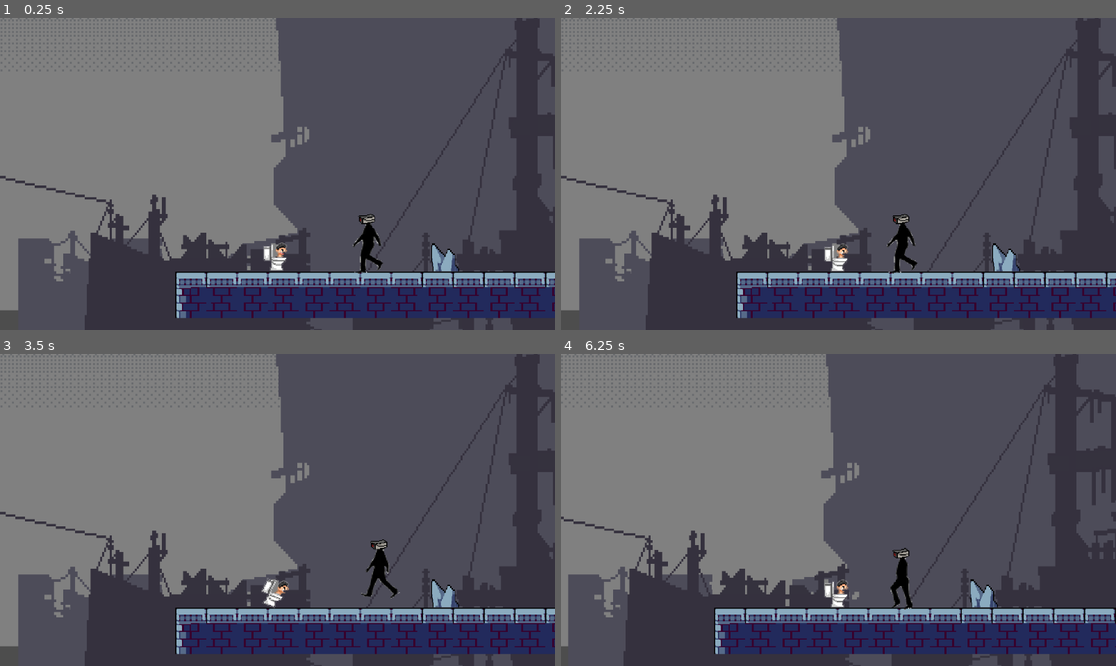
Above: before the commit, frames 1-4 (two rows, left to right).
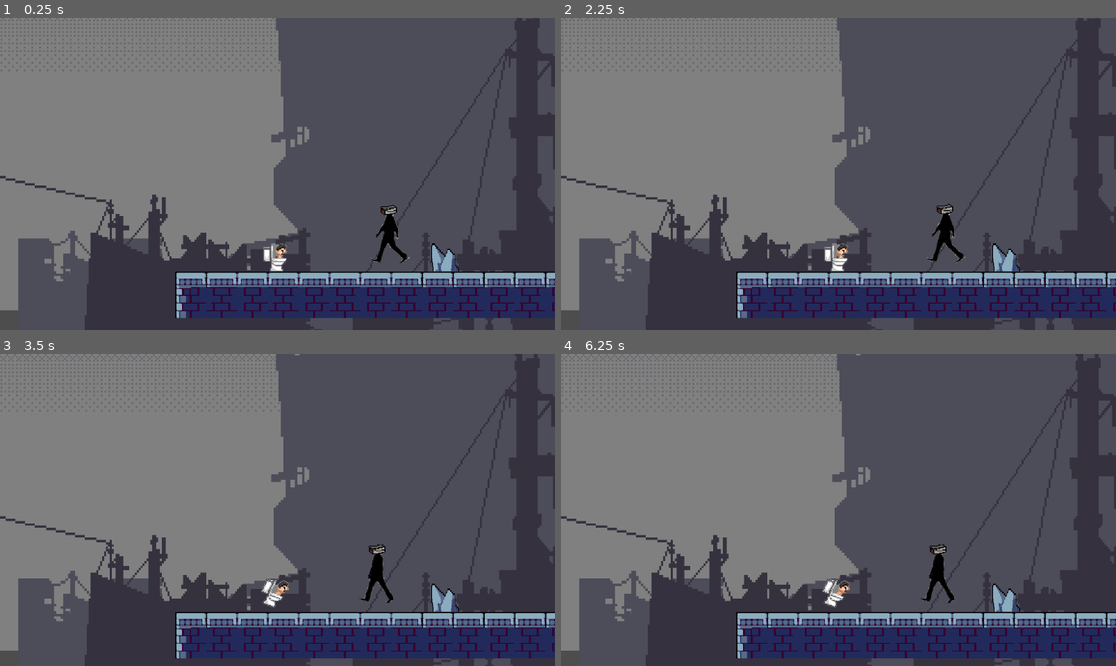
Above: after the commit, the same moments.

Repository: nikiarohK/skibidi_game
Game: Godot game, scene res://scene/levels/level1/test_level.tscn
Two runs of this game, one before a commit and one after it. Both use one fixed random seed, a clock stepped at 60 frames per second and the inputs below. This scene is started directly instead of the project's main scene.
Inputs:
- Up to frame 1 (0.25 s): no input
- Up to frame 2 (2.25 s): tap Enter (ui_accept) at 0.5, 0.77, 1.52 s; hold Right (ui_right) 0.53-2.03 s; hold Left (ui_left) from 2.03 s (still down)
- Up to frame 3 (3.5 s): release Left (ui_left) at 2.78 s; hold Right (ui_right) from 2.78 s (still down); tap Enter (ui_accept) at 3.02 s
- Up to frame 4 (6.25 s): tap Enter (ui_accept) at 3.77, 4.52, 6.02 s; release Right (ui_right) at 4.28 s; hold Left (ui_left) 4.28-5.03 s; hold Right (ui_right) 5.03-5.78 s; hold Left (ui_left) from 5.78 s (still down)

The runs differ from the first frame. In frame 1, 1.0% of the frame differs, in the area x 47-74%, y 59-82%; in frame 2, 0.8%; in frame 3, 9.2%; in frame 4, 21%, in the area x 0-100%, y 0-100%.

Commit message:
enemy walk try

Diff:
--- a/game/scene/enemy/character_body_2d.gd
+++ b/game/scene/enemy/character_body_2d.gd
@@ -3,18 +3,29 @@
 
 const SPEED = 300.0
 const JUMP_VELOCITY = -400.0
-
-
+var direction = 1
+var walk = true
 func _physics_process(delta: float) -> void:
 
 	if not is_on_floor():
 		velocity += get_gravity() * delta
-	# Get the input direction and handle the movement/deceleration.
-	# As good practice, you should replace UI actions with custom gameplay actions.
-	var direction := Input.get_axis("ui_left", "ui_right")
-	if direction:
+	if walk:
 		velocity.x = direction * SPEED
 	else:
-		velocity.x = move_toward(velocity.x, 0, SPEED)
+		direction = -direction
+
 
 	move_and_slide()
+
+
+func _on_wallcheck_body_entered(body: Node2D) -> void:
+	walk = false
+
+
+func _on_floorcheck_body_entered(body: Node2D) -> void:
+	walk = true
+
+
+
+func _on_floorcheck_body_exited(body: Node2D) -> void:
+	walk = false
--- a/game/scene/enemy/enemy.tscn
+++ b/game/scene/enemy/enemy.tscn
@@ -81,6 +81,8 @@
 [sub_resource type="RectangleShape2D" id="RectangleShape2D_sf1sx"]
 size = Vector2(116.274, 40.5349)
 
+[sub_resource type="WorldBoundaryShape2D" id="WorldBoundaryShape2D_3ln1k"]
+
 [node name="Enemy" type="Node2D"]
 scale = Vector2(0.728, 0.805)
 
@@ -107,4 +109,24 @@
 rotation = 0.226229
 shape = SubResource("RectangleShape2D_sf1sx")
 
+[node name="wallcheck" type="Area2D" parent="CharacterBody2D"]
+
+[node name="CollisionShape2D2" type="CollisionShape2D" parent="CharacterBody2D/wallcheck"]
+position = Vector2(19.349, -39.7516)
+rotation = 1.5712
+scale = Vector2(1, 1)
+shape = SubResource("WorldBoundaryShape2D_3ln1k")
+
+[node name="floorcheck" type="Area2D" parent="."]
+
+[node name="CollisionShape2D" type="CollisionShape2D" parent="floorcheck"]
+position = Vector2(-34.3407, -7.27596e-10)
+rotation = 0.000211273
+scale = Vector2(1.27786, -1)
+skew = 0.000133634
+shape = SubResource("WorldBoundaryShape2D_3ln1k")
+
 [connection signal="body_entered" from="CharacterBody2D/Area2D" to="." method="_on_area_2d_body_entered"]
+[connection signal="body_entered" from="CharacterBody2D/wallcheck" to="CharacterBody2D" method="_on_wallcheck_body_entered"]
+[connection signal="body_entered" from="floorcheck" to="CharacterBody2D" method="_on_floorcheck_body_entered"]
+[connection signal="body_exited" from="floorcheck" to="CharacterBody2D" method="_on_floorcheck_body_exited"]
--- a/game/scene/obsicle/spike.tscn
+++ b/game/scene/obsicle/spike.tscn
@@ -1,8 +1,7 @@
-[gd_scene load_steps=5 format=3 uid="uid://8jnidwlxccri"]
+[gd_scene load_steps=4 format=3 uid="uid://8jnidwlxccri"]
 
 [ext_resource type="Script" path="res://scene/obsicle/spike.gd" id="1_st2h3"]
 [ext_resource type="Texture2D" uid="uid://bnam4a3l3nhij" path="res://assets/tileset/free-exclusion-zone-tileset-pixel-art/3 Objects/Stones/3.png" id="2_4lsk1"]
-[ext_resource type="AudioStream" uid="uid://bwqnnglvo8485" path="res://sound/death.mp3" id="3_cmdcq"]
 
 [sub_resource type="RectangleShape2D" id="RectangleShape2D_pr6fi"]
 size = Vector2(30, 29)
@@ -20,9 +19,4 @@
 position = Vector2(0, -0.5)
 shape = SubResource("RectangleShape2D_pr6fi")
 
-[node name="AudioStreamPlayer" type="AudioStreamPlayer" parent="."]
-stream = ExtResource("3_cmdcq")
-volume_db = -19.0
-bus = &"Music"
-
 [connection signal="body_entered" from="Area2D" to="." method="_on_area_2d_body_entered"]
--- a/game/scene/player/player.tscn
+++ b/game/scene/player/player.tscn
@@ -1,8 +1,8 @@
-[gd_scene load_steps=10 format=3 uid="uid://kmjy3lhhxccs"]
+[gd_scene load_steps=10 format=3 uid="uid://c3135dcqejfba"]
 
 [ext_resource type="Texture2D" uid="uid://s6r5os7lrvgw" path="res://assets/Character sprite/jus_skibidi_toilet_spritesheet_by_hydraprodev_dgj6rtr.png" id="1_bu6sg"]
 [ext_resource type="Script" path="res://scene/player/character_body_2d.gd" id="1_whjm4"]
-[ext_resource type="AudioStream" uid="uid://dmpfcd15rt504" path="res://sound/1539153129_cartoon-boing.mp3" id="3_58bgx"]
+[ext_resource type="AudioStream" uid="uid://bbter3bxaka26" path="res://sound/jump.mp3" id="3_veuxr"]
 
 [sub_resource type="CapsuleShape2D" id="CapsuleShape2D_675fu"]
 radius = 10.8441
@@ -71,4 +71,4 @@
 zoom = Vector2(2, 2)
 
 [node name="AudioStreamPlayer" type="AudioStreamPlayer" parent="CharacterBody2D"]
-stream = ExtResource("3_58bgx")
+stream = ExtResource("3_veuxr")
Not shown: 1 places in game/scene/enemy/enemy.tscn that only renumber resources
Not shown: 1 places in game/scene/levels/level1/test_level.tscn that only renumber resources
